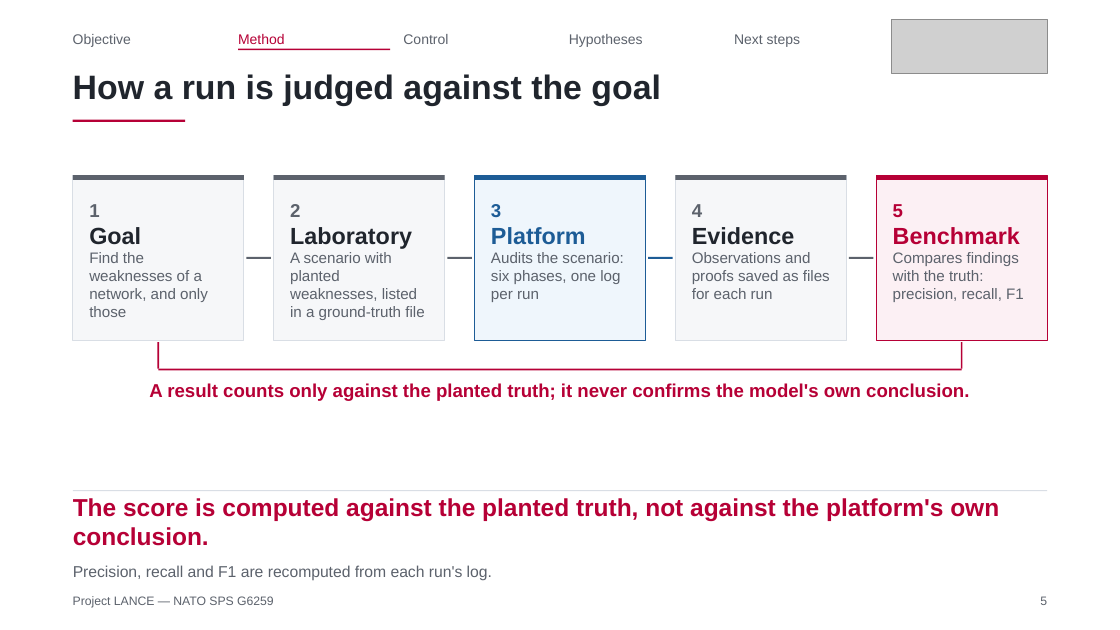
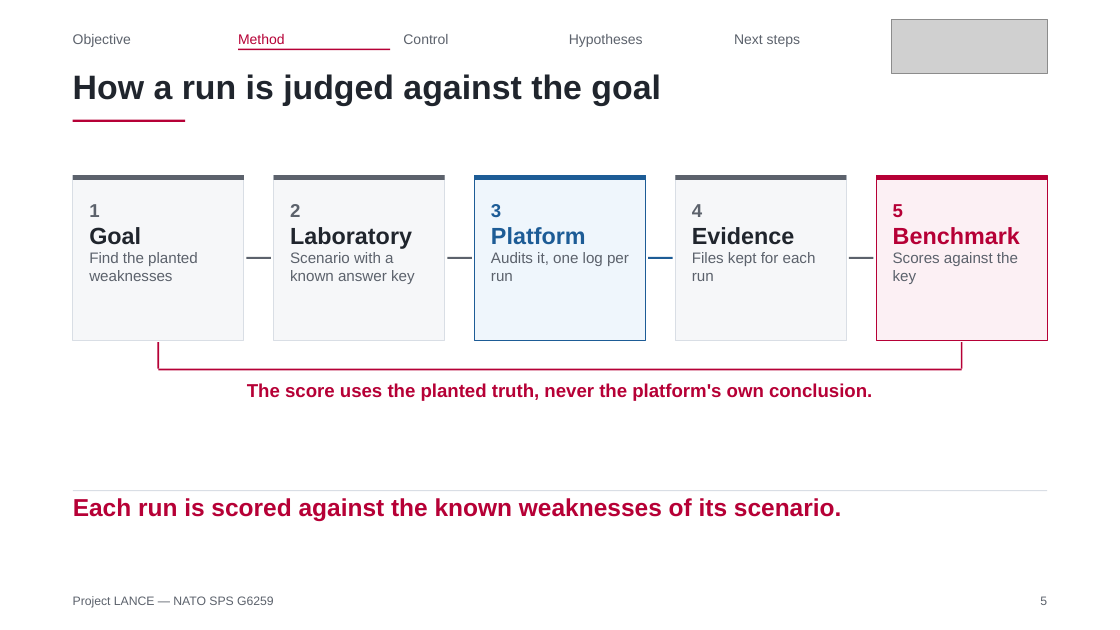
Before and after one commit to Tanguyvans/LANCE, a slide deck: slide 5 of objectifs/presentation-2026-10-23/slides.pptx. Drawn at 1120x630 pixels with LibreOffice and Linux fonts; fonts in the diff are those of the drawing; grey boxes stand for pictures. Boxes give left, top, right and bottom in pixels: in the first picture for what was removed or moved away, otherwise in the second. Text is boxed around its words. In the diff, an @@ line names an element or a change of style, - is before the commit and + after.

```diff
--- a/objectifs/presentation-2026-10-23/slides.pptx
+++ b/objectifs/presentation-2026-10-23/slides.pptx
@@ text at (x1=89, y1=252, x2=198, y2=281): text changed @@
-Find the weaknesses of a network, and only those
+Find the planted weaknesses
@@ text at (x1=290, y1=252, x2=415, y2=284): text changed @@
-A scenario with planted weaknesses, listed in a ground-truth file
+Scenario with a known answer key
@@ text at (x1=491, y1=252, x2=629, y2=281): text changed @@
-Audits the scenario: six phases, one log per run
+Audits it, one log per run
@@ text at (x1=692, y1=252, x2=816, y2=281): text changed @@
-Observations and proofs saved as files for each run
+Files kept for each run
@@ text at (x1=893, y1=252, x2=1018, y2=284): text changed @@
-Compares findings with the truth: precision, recall, F1
+Scores against the key
@@ text at (x1=247, y1=383, x2=872, y2=401): text changed @@
-A result counts only against the planted truth; it never confirms the model's own conclusion.
+The score uses the planted truth, never the platform's own conclusion.
@@ text at (x1=73, y1=498, x2=842, y2=521): text changed @@
-The score is computed against the planted truth, not against the platform's own conclusion.
+Each run is scored against the known weaknesses of its scenario.
@@ text removed at (x1=73, y1=565, x2=492, y2=580) @@
-Precision, recall and F1 are recomputed from each run's log.
```
Also in this commit, not shown: 3 other slides changed, 3 other files.
